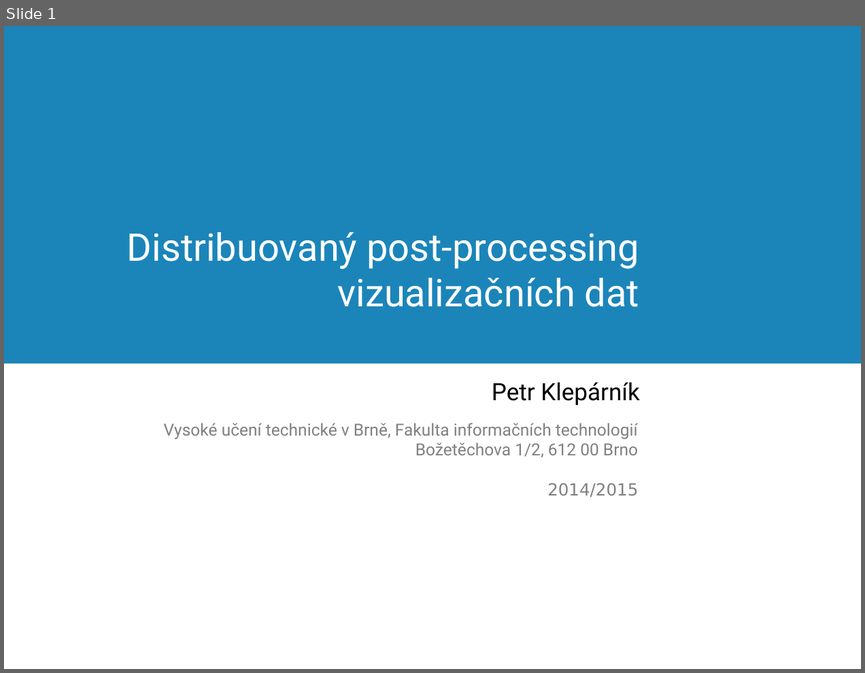
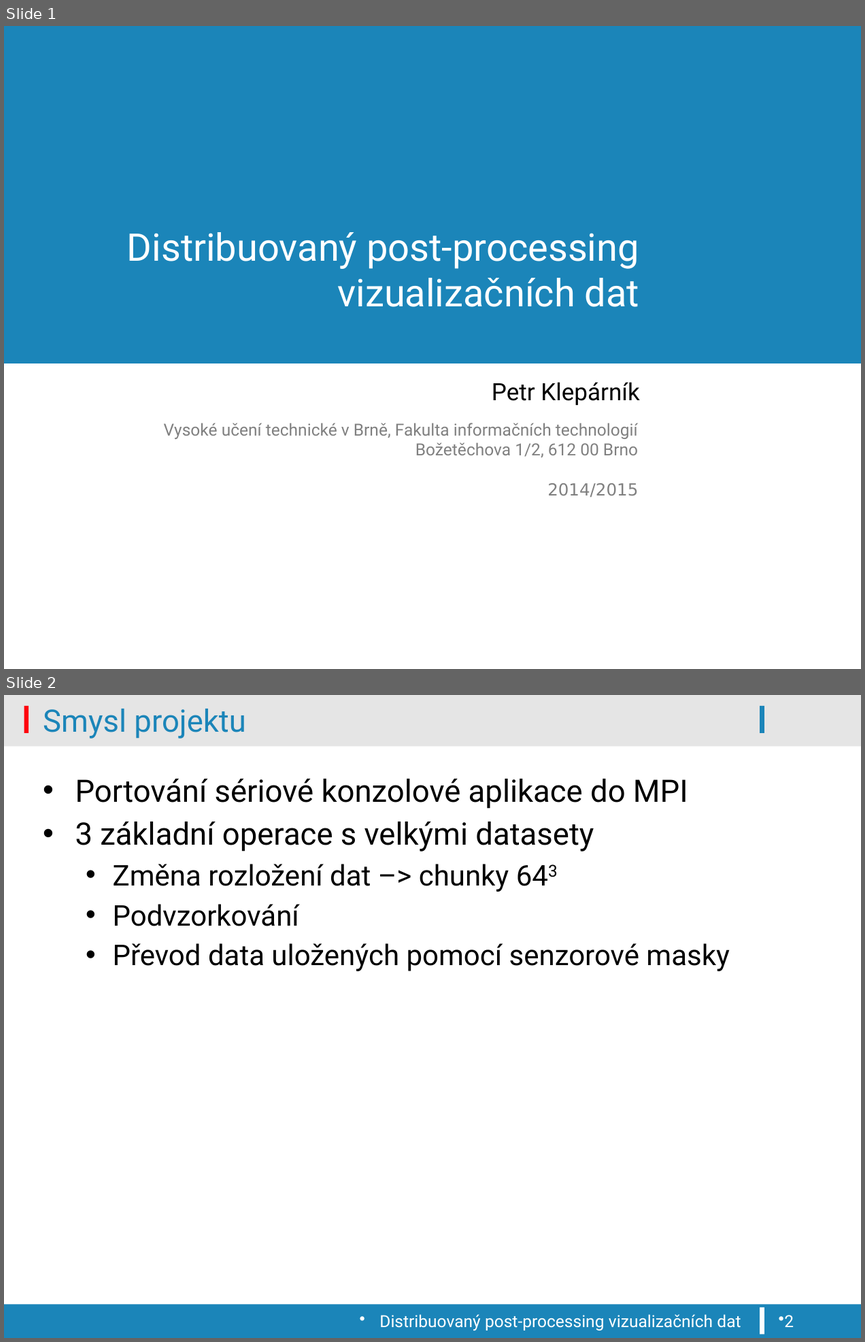
Before and after one commit to klepo/Visualisation-of-the-outputs-of-k-Wave-ultrasound-simulations, a slide deck: PDD-2bod.pptx. Shown one above the other, each under a label of ours: slide 1 before the commit, slides 1 and 2 after it. The pictures are 865x673 and 865x1342 pixels, drawn with LibreOffice and Linux fonts; fonts in the diff are those of the drawing; background and template pictures are left out. Boxes give left, top, right and bottom in pixels: in the first picture for what was removed or moved away, otherwise in the second. Text is boxed around its words. In the diff, an @@ line names an element or a change of style, - is before the commit and + after.

```diff
--- a/PDD-2bod.pptx
+++ b/PDD-2bod.pptx
@@ slide 2 added at [4, 695, 861, 1338], background #FFFFFF @@
@@ rectangle added at [4, 695, 861, 743], fill #000000 at 10% opacity @@
@@ rectangle added at [24, 706, 29, 734], fill #FE000C @@
@@ title added at [43, 709, 245, 739], 26 pt, text #1B85B9 @@
+Smysl projektu
@@ rectangle added at [759, 706, 764, 734], fill #1B85B9 @@
@@ rectangle added at [4, 743, 861, 747], fill #000000 at 10% opacity @@
@@ text added at [75, 779, 729, 971], 24 pt, text #000000 @@
+• Portování sériové konzolové aplikace do MPI
+• 3 základní operace s velkými datasety
+  • Změna rozložení dat –> chunky 643
+  • Podvzorkování
+  • Převod data uložených pomocí senzorové masky
@@ rectangle added at [4, 1304, 861, 1338], fill #1B85B9 @@
@@ text added at [379, 1314, 740, 1331], 14 pt, text #FFFFFF @@
+Distribuovaný post-processing vizualizačních dat
@@ rectangle added at [759, 1307, 764, 1334], fill #FFFFFF @@
@@ page number added at [784, 1314, 793, 1327], 14 pt, text #FFFFFF @@
+2
```
Also in this commit, not shown: 1 slide changed, 4 other slides added, 3 other files.
